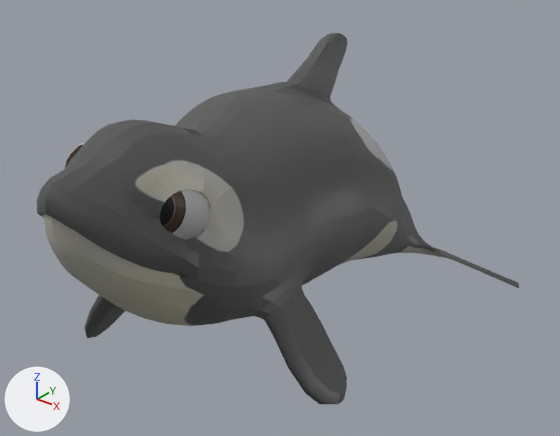
The FBX model FBXFiles/scarlet_rock_point.fbx, before and after one commit.
Both versions are drawn from a 50 mm lens placed at (1.64, -2.36, 1.87), pointed at (-0.17, -0.11, 0.47). Lighting does not change. The marker at lower left points along +X, +Y and +Z. Both versions are drawn at frame 21 of the action 'Take 001'; the numbers are the values there.

In view in the first picture: 'luna:left_eye_geo', 'luna:luna_geo', 'luna:right_eye_geo'.
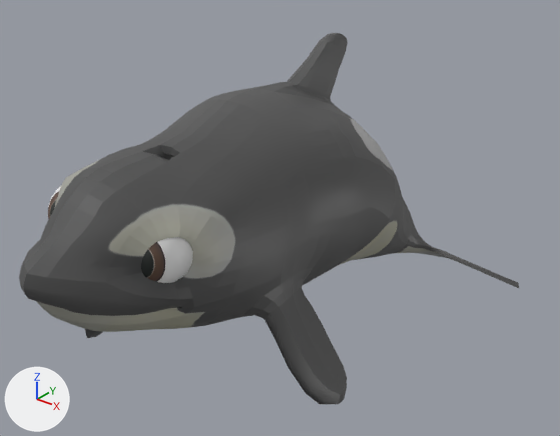
What differs and where, as boxes [x1, y1, x2, y2] in the pictures (560 x 436 px):
```json
{"object": "luna:luna_geo", "change": "posed", "before": [36, 33, 519, 404], "after": [19, 33, 519, 404]}
{"object": "luna:right_eye_geo", "change": "posed", "before": [64, 143, 83, 169], "after": [48, 186, 61, 219]}
{"bone": "luna:center_neck_bind_joint", "before": "(193, 226) to (210, 182)", "after": "(193, 226) to (203, 182)"}
{"bone": "luna:center_head_bind_joint", "before": "(168, 221) to (199, 151)", "after": "(164, 233) to (180, 162)"}
```

The change, as JSON lines over the scene's bpy script:
```json
{"block": "bone_luna_center_neck_bind_joint", "where": "bone_luna_center_neck_bind_joint = bpy.data.objects['Armature'].pose.bones['luna:center_neck_bind_joint']  # child of 'luna:center_root_bind_joint'"}
{"op": "set", "path": "bone_luna_center_neck_bind_joint.rotation_quaternion", "old": "(0.981, 0.073, -0.075, -0.164)", "new": "(0.994, 0.063, -0.084, -0.034)", "note": "degrees (10, -7, -20) -> degrees (8, -9, -5)"}
{"block": "bone_luna_center_head_bind_joint", "where": "bone_luna_center_head_bind_joint = bpy.data.objects['Armature'].pose.bones['luna:center_head_bind_joint']  # child of 'luna:center_neck_bind_joint'"}
{"op": "set", "path": "bone_luna_center_head_bind_joint.rotation_quaternion", "old": "(1.0, 0.015, 0.01, -0.021)", "new": "(1.0, 0.014, 0.009, 0.021)", "note": "degrees (2, 1, -2) -> degrees (2, 1, 2)"}
```
